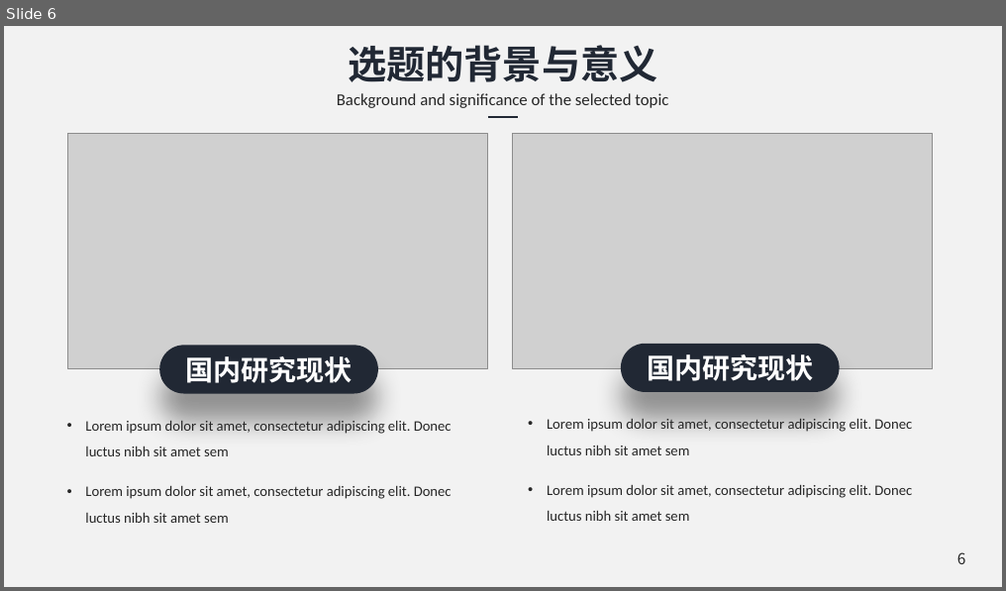
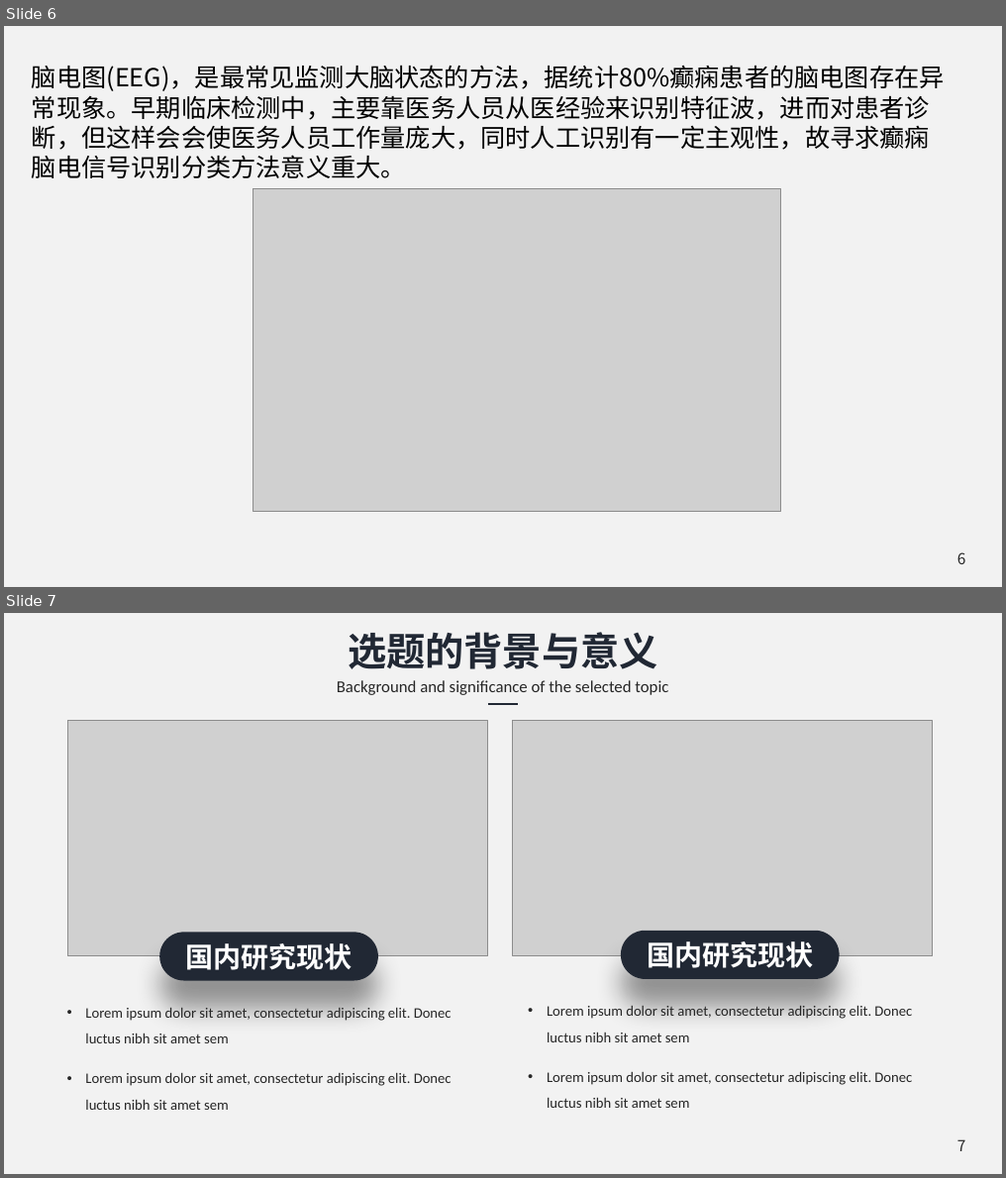
Before and after one commit to chenshuaihua/Graduate, a slide deck: 毕设文件/陈帅华-2016014016-自实1601-中期答辩.pptx. Shown one above the other, each under a label of ours: slide 6 before the commit, slides 6 and 7 after it. The pictures are 1006x591 and 1006x1178 pixels, drawn with LibreOffice and Linux fonts; fonts in the diff are those of the drawing; grey boxes stand for pictures; background and template pictures are left out. Boxes give left, top, right and bottom in pixels: in the first picture for what was removed or moved away, otherwise in the second. Text is boxed around its words. In the diff, an @@ line names an element or a change of style, - is before the commit and + after.

Commit message:
更改了癫痫脑电小波系数.png的错误，完善了中期答辩ppt

```diff
--- a/毕设文件/陈帅华-2016014016-自实1601-中期答辩.pptx
+++ b/毕设文件/陈帅华-2016014016-自实1601-中期答辩.pptx
@@ slide 6 added at (4,26,1002,587), background #F2F2F2 @@
@@ text added at (32,65,944,178), 18 pt, text #000000 @@
+脑电图(EEG)，是最常见监测大脑状态的方法，据统计80%癫痫患者的脑电图存在异常现象。早期临床检测中，主要靠医务人员从医经验来识别特征波，进而对患者诊断，但这样会会使医务人员工作量庞大，同时人工识别有一定主观性，故寻求癫痫脑电信号识别分类方法意义重大。
@@ picture added at (253,188,780,512) @@
@@ page number added at (957,553,966,565), 11 pt, text #262626 @@
+6
@@ what was slide 6 is now slide 7 @@
@@ page number at (957,1140,966,1152): text changed @@
-6
+7
```
Also in this commit, not shown: 7 slides changed, 13 other slides added, 5 slides removed, 1 other file.
